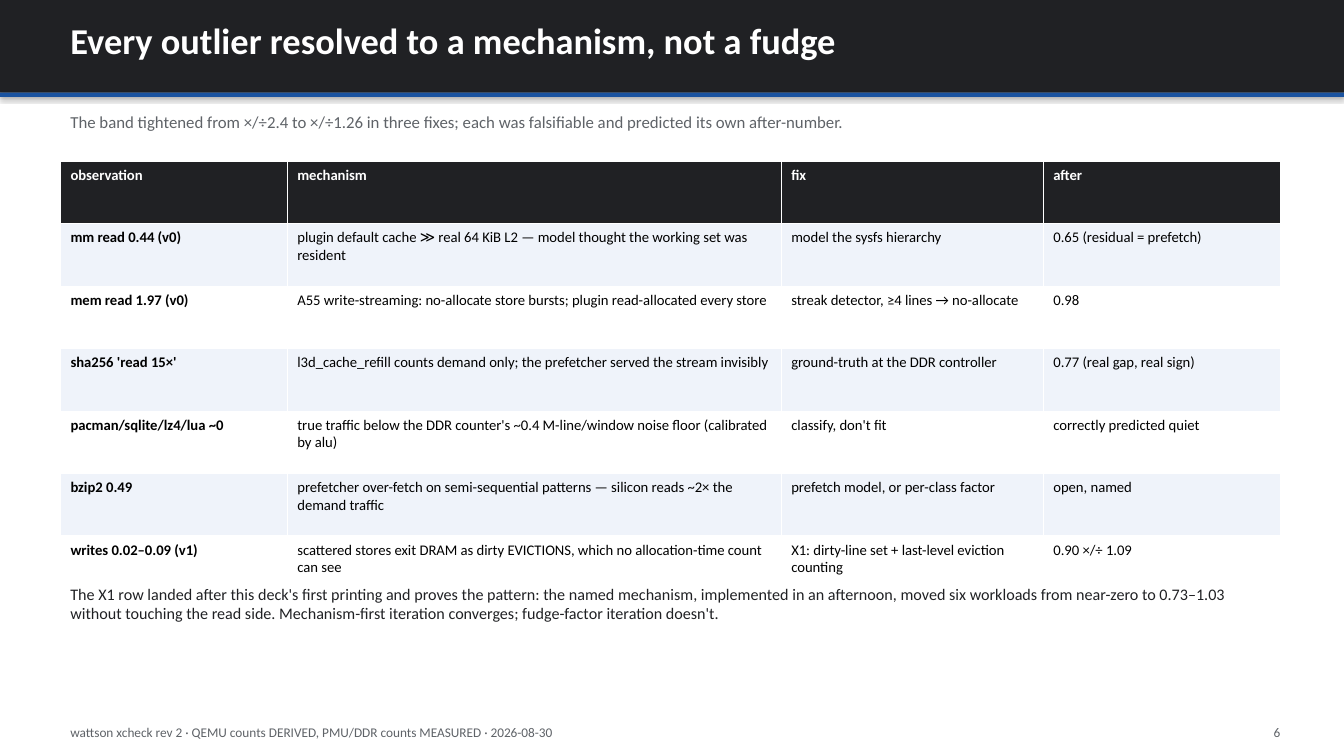
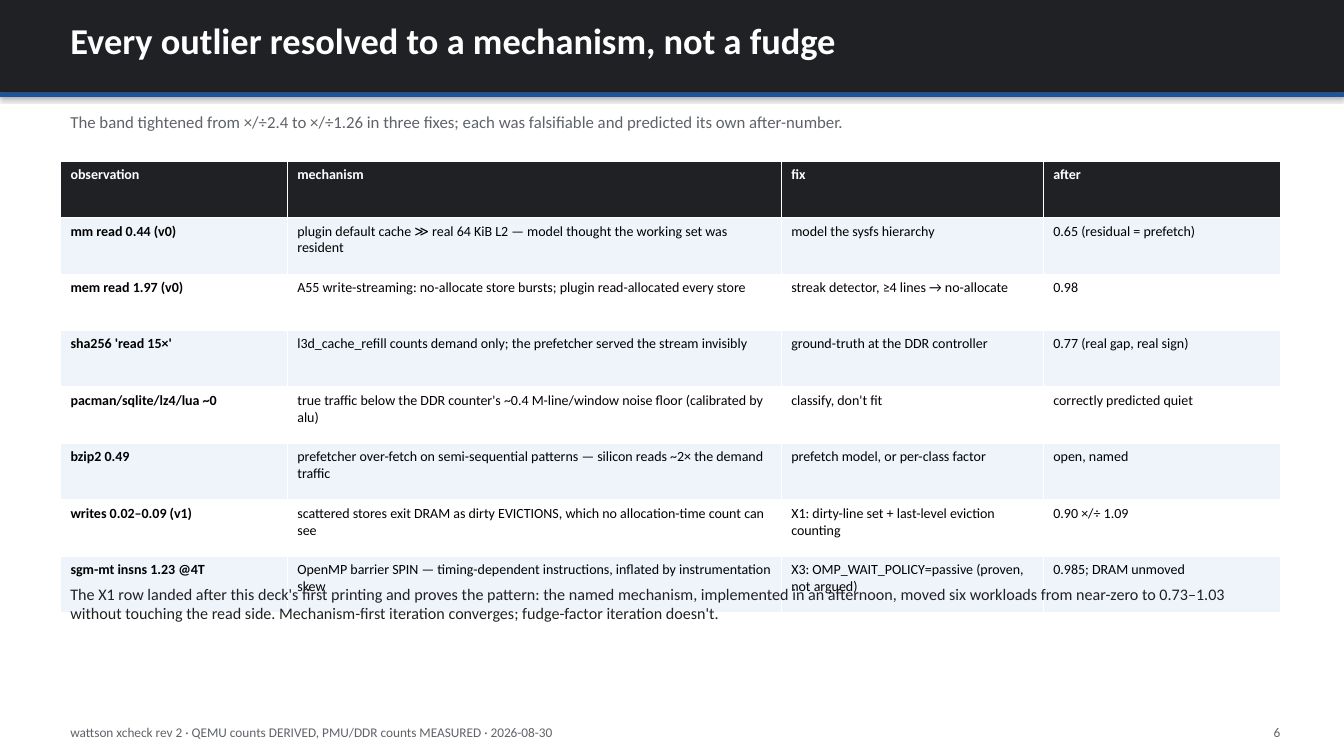
Before and after one commit to kylefoxaustin/wattson, a slide deck: slide 6 of xcheck/xcheck-correlation.pptx. Drawn at 1344x756 pixels with LibreOffice and Linux fonts; fonts in the diff are those of the drawing. Boxes give left, top, right and bottom in pixels: in the first picture for what was removed or moved away, otherwise in the second. Text is boxed around its words. In the diff, an @@ line names an element or a change of style, - is before the commit and + after.

Commit message:
X3: multi-core sweep closes -- correlation survives SMP, spin mechanism proven
Shared-L3 topology fix (the DSU's 512K is one cache, not one per core),
deterministic OpenMP workloads, 1/2/4/6 threads x 3 apps on both sides with
DDR beats per N. DRAM ratios are thread-count-invariant (mem rd 0.98 at every
N; sgm wr tightens to 0.96-0.98 under contention). The one outlier -- sgm-mt
instructions +23% at 4/6T -- was hypothesised as OpenMP barrier spin and
PROVEN by measurement: OMP_WAIT_POLICY=passive collapses 1.231 -> 0.985 with
DRAM proxies unmoved. Deck: multi-core INSUFFICIENT DATA -> USABLE; the
mechanism table gains the X3 row; duty cycle split out as the remaining
X2 item. compare_mt.py added.

```diff
--- a/xcheck/xcheck-correlation.pptx
+++ b/xcheck/xcheck-correlation.pptx
@@ table at (x1=60, y1=161, x2=1280, y2=613) @@
+row 8: sgm-mt insns 1.23 @4T | OpenMP barrier SPIN — timing-dependent instructions, inflated by instrumentation skew | X3: OMP_WAIT_POLICY=passive (proven, not argued) | 0.985; DRAM unmoved
```
Also in this commit, not shown: 2 other slides changed, 39 other files.
